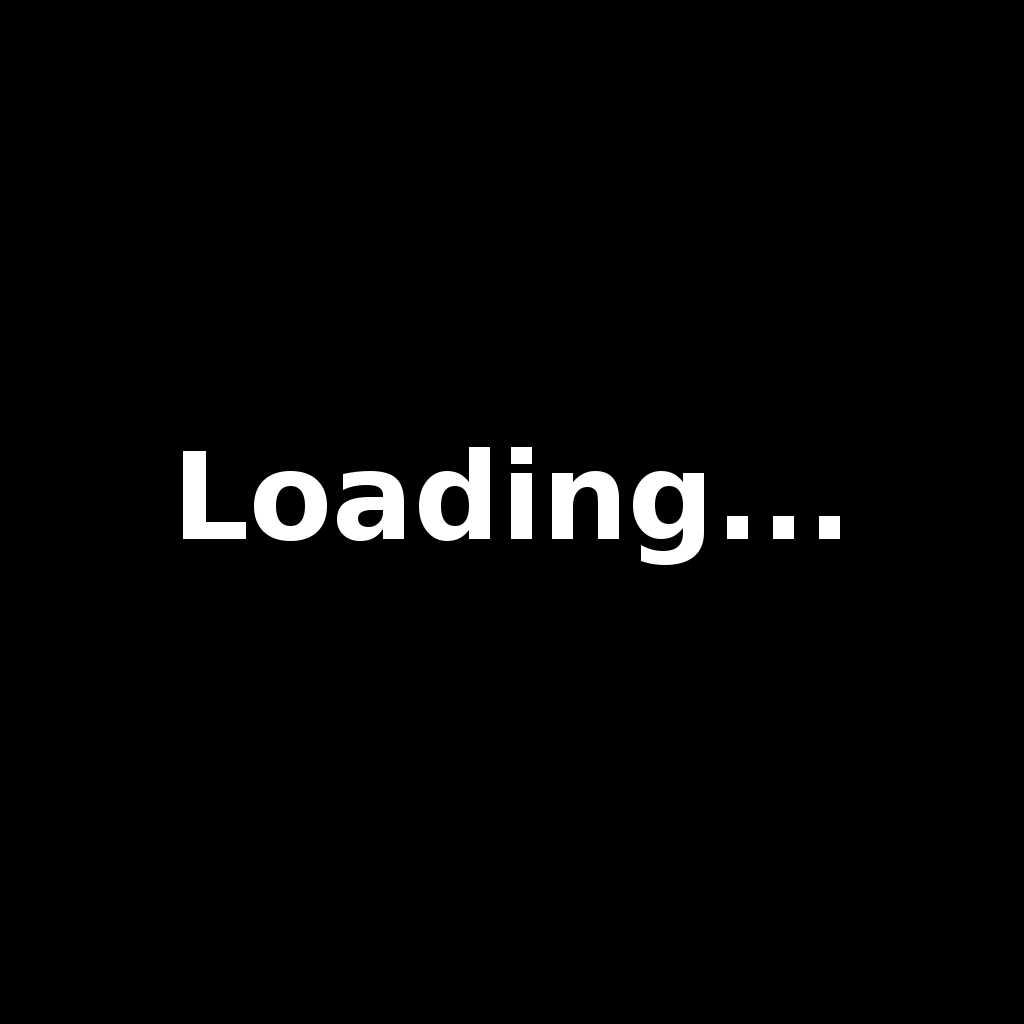
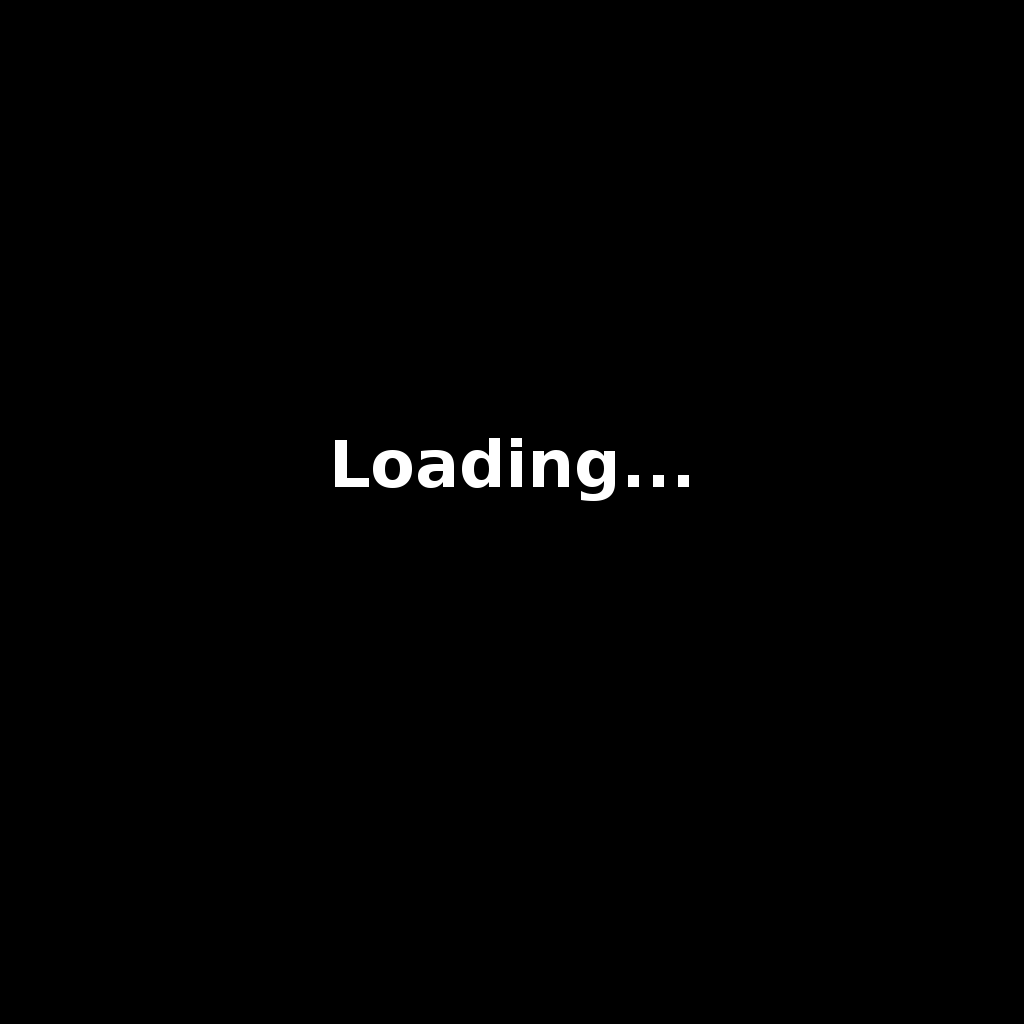
Before/after of a w=1024, h=1024 layered artwork. What changed in the layer stack:
painted on "Loading..." over box(183, 438, 840, 565)
